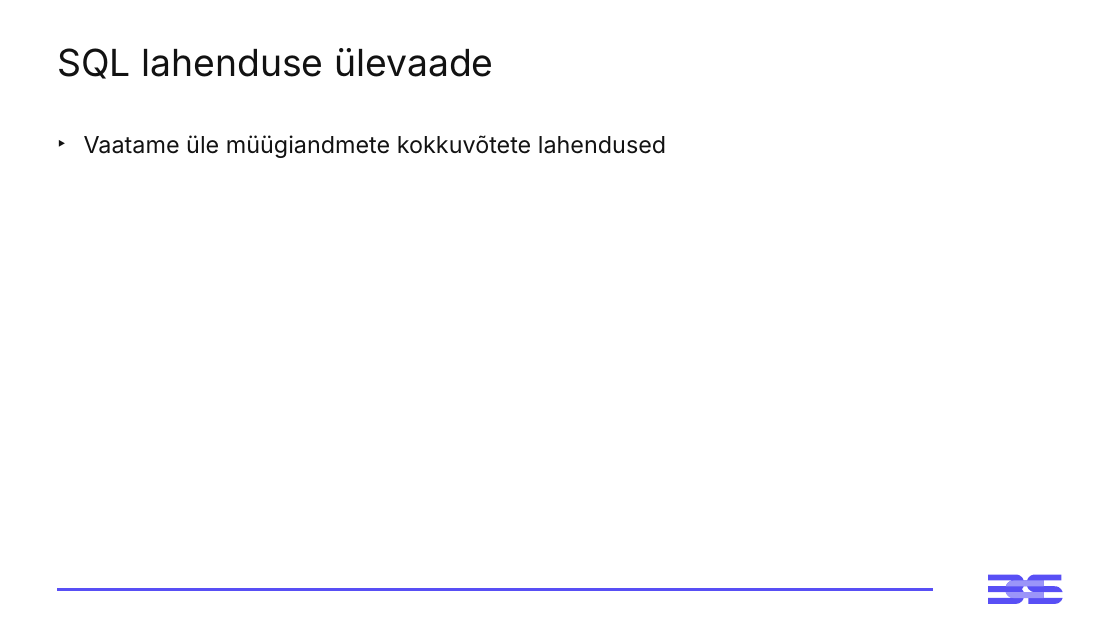
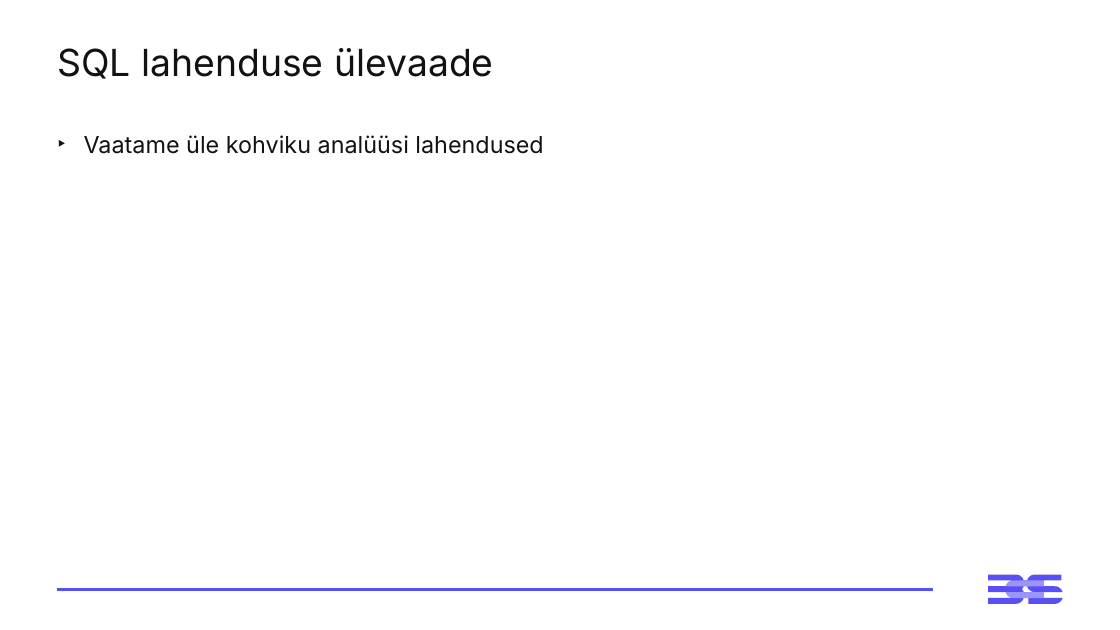
Before and after one commit to virverani/andmetarkus_2026_kevad, a slide deck: slide 5 of Day7/7-paev-andmetarkus-esitlus.pptx (slide 6 before the commit). Drawn at 1120x630 pixels with LibreOffice and Linux fonts; fonts in the diff are those of the drawing. Boxes give left, top, right and bottom in pixels: in the first picture for what was removed or moved away, otherwise in the second. Text is boxed around its words. In the diff, an @@ line names an element or a change of style, - is before the commit and + after.

```diff
--- a/Day7/7-paev-andmetarkus-esitlus.pptx
+++ b/Day7/7-paev-andmetarkus-esitlus.pptx
@@ text at (84, 135, 543, 154): text changed @@
-‣ Vaatame üle müügiandmete kokkuvõtete lahendused
+‣ Vaatame üle kohviku analüüsi lahendused
```
Also in this commit, not shown: 2 other slides changed, 1 slide removed, 7 other files.
